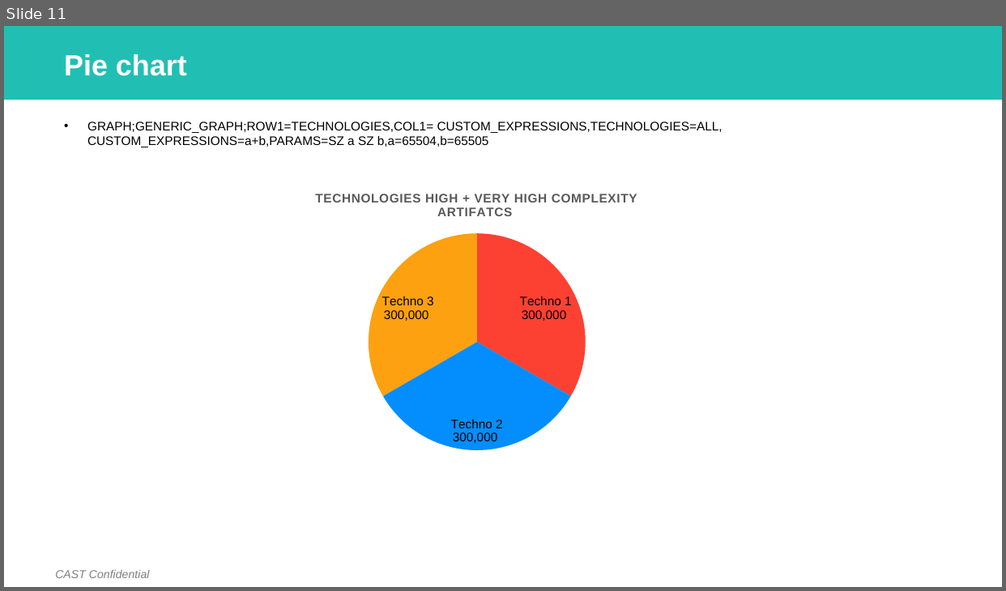
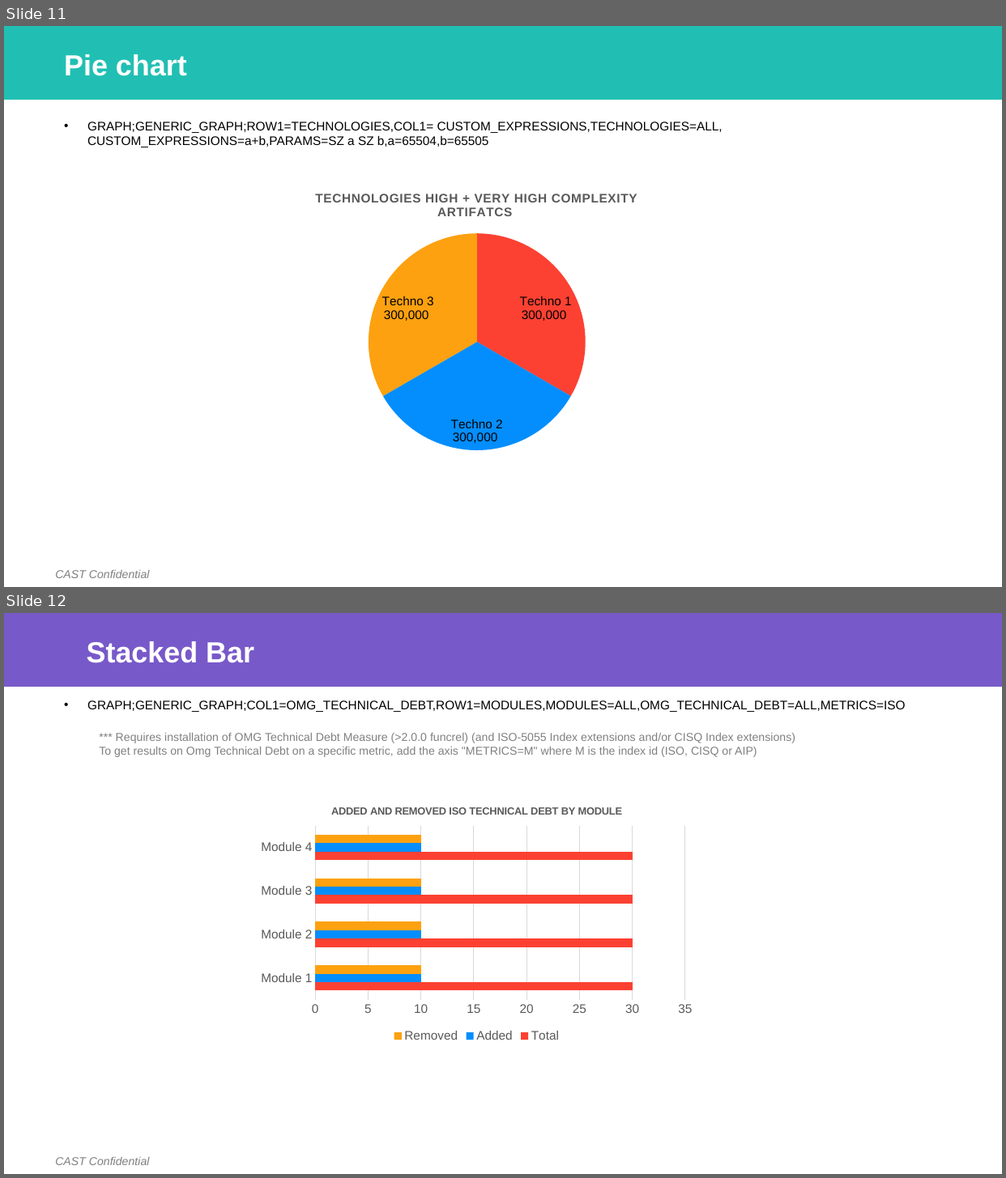
Before and after one commit to CAST-projects/CAST-ReportGenerator, a slide deck: CastReporting.Reporting.Core/Templates/zh-CN/Application/Component library/Generic Graph Definition.pptx. Shown one above the other, each under a label of ours: slide 11 before the commit, slides 11 and 12 after it. The pictures are 1006x591 and 1006x1178 pixels, drawn with LibreOffice and Linux fonts; fonts in the diff are those of the drawing; background and template pictures are left out. Boxes give left, top, right and bottom in pixels: in the first picture for what was removed or moved away, otherwise in the second. Text is boxed around its words. In the diff, an @@ line names an element or a change of style, - is before the commit and + after.

Commit message:
REPORTGEN-1070: update generic library templates

```diff
--- a/CastReporting.Reporting.Core/Templates/zh-CN/Application/Component library/Generic Graph Definition.pptx
+++ b/CastReporting.Reporting.Core/Templates/zh-CN/Application/Component library/Generic Graph Definition.pptx
@@ slide 12 added at (x1=4, y1=613, x2=1002, y2=1174), background #FFFFFF; not listed: 1 template element that a slide beside it also shows @@
@@ rectangle added at (x1=4, y1=613, x2=1002, y2=687), fill #7859C9 @@
@@ title added at (x1=87, y1=641, x2=254, y2=663), 28 pt, text #FFFFFF, bold @@
+Stacked Bar
@@ text added at (x1=87, y1=700, x2=905, y2=712), 12 pt, text #000000 @@
+• GRAPH;GENERIC_GRAPH;COL1=OMG_TECHNICAL_DEBT,ROW1=MODULES,MODULES=ALL,OMG_TECHNICAL_DEBT=ALL,METRICS=ISO
@@ text added at (x1=99, y1=733, x2=795, y2=757), 11 pt, text #808080 @@
+*** Requires installation of OMG Technical Debt Measure (>2.0.0 funcrel) (and ISO-5055 Index extensions and/or CISQ Index extensions)
+To get results on Omg Technical Debt on a specific metric, add the axis "METRICS=M" where M is the index id (ISO, CISQ or AIP)
@@ bar chart added at (x1=252, y1=794, x2=701, y2=1046) @@
+title "ADDED AND REMOVED ISO TECHNICAL DEBT BY MODULE "
+categories: Module 1, Module 2, Module 3, Module 4
+Total: 30, 30, 30, 30
+Added: 10, 10, 10, 10
+Removed: 10, 10, 10, 10
```
Also in this commit, not shown: 1 slide changed, 3 other files.
